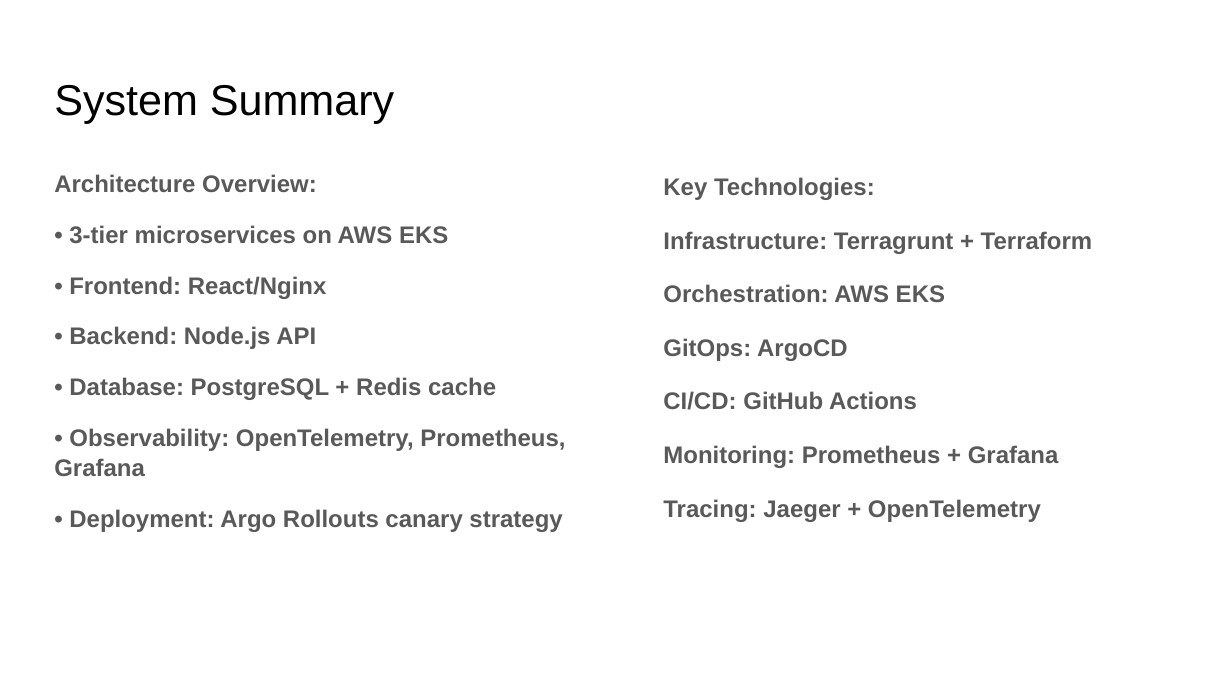
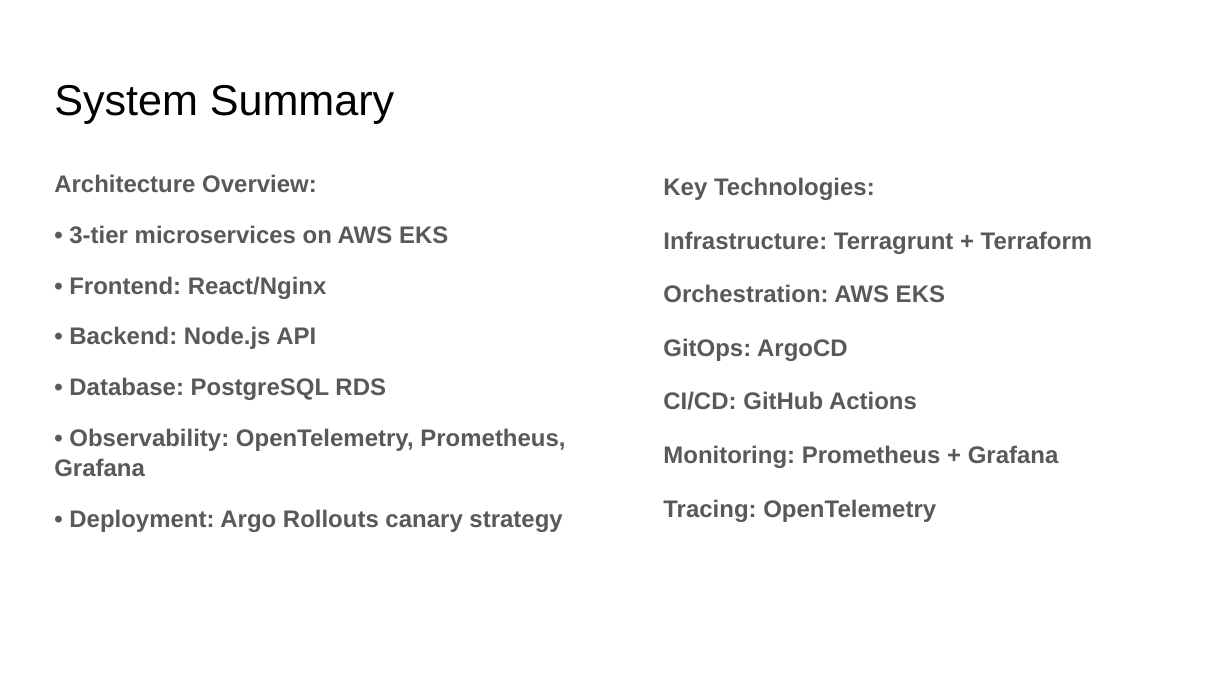
Before and after one commit to chiju/tbyte, a slide deck: slide 2 of docs/presentation.pptx. Drawn at 1232x693 pixels with LibreOffice and Linux fonts; fonts in the diff are those of the drawing. Boxes give left, top, right and bottom in pixels: in the first picture for what was removed or moved away, otherwise in the second. Text is boxed around its words. In the diff, an @@ line names an element or a change of style, - is before the commit and + after.

```diff
--- a/docs/presentation.pptx
+++ b/docs/presentation.pptx
@@ text at (69,377,386,400): text changed @@
-• Database: PostgreSQL + Redis cache
+• Database: PostgreSQL RDS
@@ text at (663,499,936,522): text changed @@
-Tracing: Jaeger + OpenTelemetry
+Tracing: OpenTelemetry
```
Also in this commit, not shown: 5 other slides changed, 1 slide removed.
